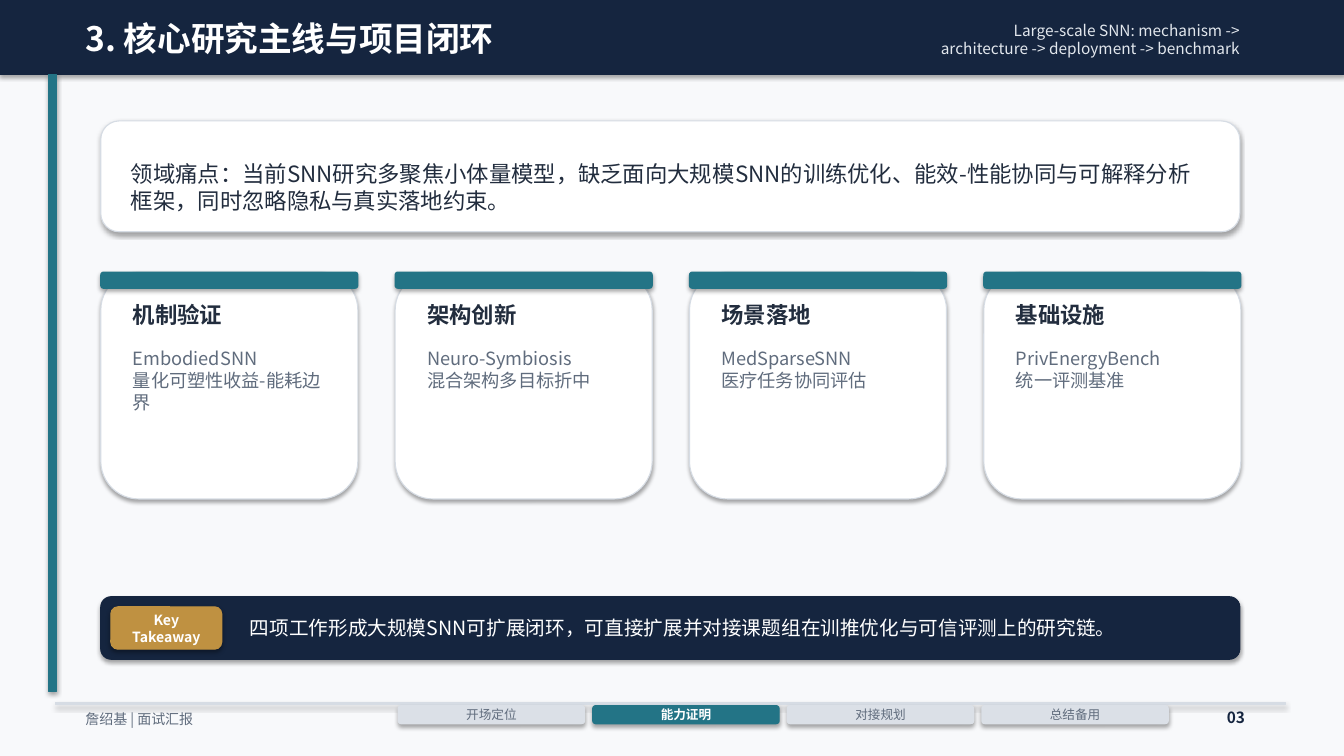
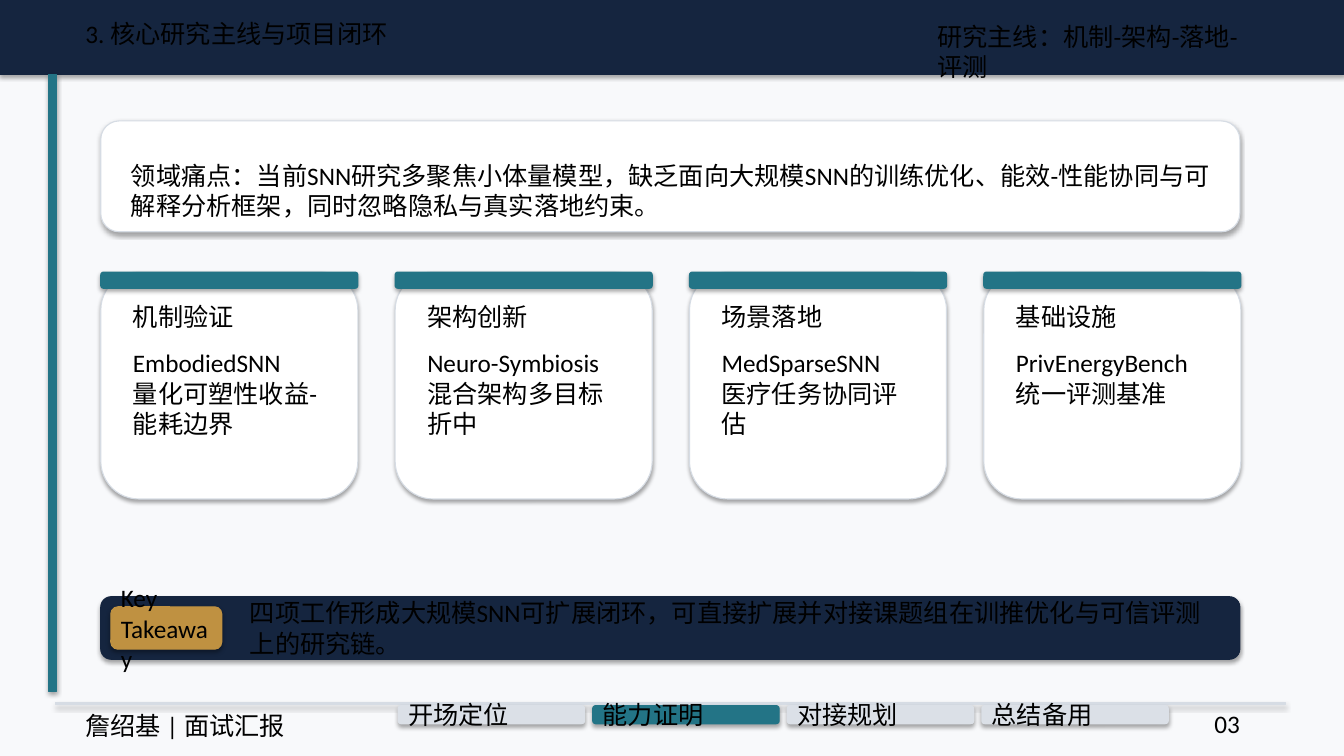
Before and after one commit to ZhanMous/PrivEnergyBench, a slide deck: slide 3 of docs/20min_面试汇报_詹绍基_20页图表版.pptx. Drawn at 1344x756 pixels with LibreOffice and Linux fonts; fonts in the diff are those of the drawing. Boxes give left, top, right and bottom in pixels: in the first picture for what was removed or moved away, otherwise in the second. Text is boxed around its words. In the diff, an @@ line names an element or a change of style, - is before the commit and + after.

```diff
--- a/docs/20min_面试汇报_詹绍基_20页图表版.pptx
+++ b/docs/20min_面试汇报_詹绍基_20页图表版.pptx
@@ text removed at [85,22,494,54] @@
-3. 核心研究主线与项目闭环
@@ text "领域痛点：当前SNN研究多聚焦小体量模型，缺乏面向大规模SNN的训练优化、能效-性能协同与可解释分析框架，同时忽略隐私与 ..." at [131,163,1210,218]: size 16 to 18 pt, font Noto Sans CJK SC to Calibri, text colour #222D3E to #000000 @@
@@ size 16 to 18 pt, font Noto Sans CJK SC to Calibri, text colour #222D3E to #000000, bold off in 4 elements at [133,304,234,328], [427,304,528,328], [722,304,823,328], [1016,304,1117,328] @@
@@ size 13 to 18 pt, font Noto Sans CJK SC to Calibri, text colour #606C7D to #000000 in 4 elements at [133,354,317,435], [427,354,603,435], [722,354,898,435], [1016,354,1188,405] @@
@@ text at [427,381,1167,405]: text changed; size 11 to 18 pt; font Noto Sans CJK SC to Calibri; text colour #E2E7ED to #000000 @@
-Large-scale SNN: mechanism -> architecture -> deployment -> benchmark
+研究主线：机制-架构-落地-评测
@@ text "Key Takeaway" at [121,587,157,611]: size 10 to 18 pt, font Noto Sans CJK SC to Calibri, text colour #FFFFFF to #000000, bold off; alignment centre to left @@
@@ text "四项工作形成大规模SNN可扩展闭环，可直接扩展并对接课题组在训推优化与可信评测上的研究链。" at [250,601,1201,655]: size 14 to 18 pt, font Noto Sans CJK SC to Calibri, text colour #FFFFFF to #000000 @@
@@ text "詹绍基 | 面试汇报" at [85,713,285,737]: size 10 to 18 pt, font Noto Sans CJK SC to Calibri, text colour #606C7D to #000000 @@
@@ text "能力证明" at [603,699,704,731]: size 9 to 18 pt, font Noto Sans CJK SC to Calibri, text colour #FFFFFF to #000000, bold off; alignment centre to left @@
@@ size 9 to 18 pt, font Noto Sans CJK SC to Calibri, text colour #606C7D to #000000; alignment centre to left in 3 elements at [408,702,509,727], [797,703,898,727], [992,702,1093,727] @@
@@ text "03" at [1214,716,1240,733]: size 11 to 18 pt, font Noto Sans CJK SC to Calibri, text colour #15253F to #000000, bold off; alignment right to left @@
```
Also in this commit, not shown: 17 other slides changed, 8 other files.
